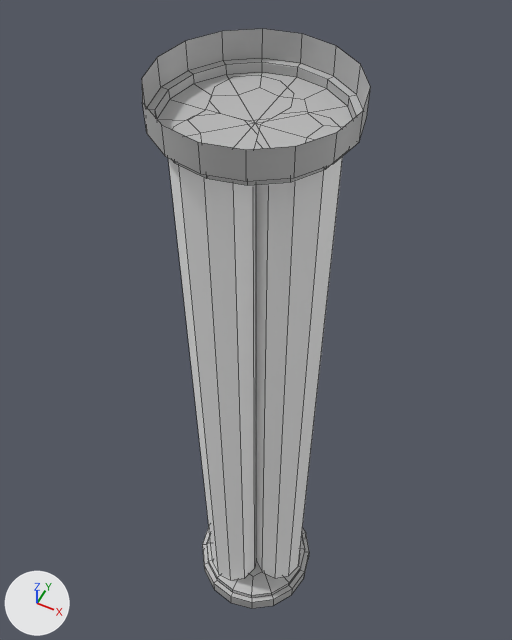
One commit to the FBX model RavenHill/Assets/3dModel/TileSetA/Mesh_Triple_Beam01.fbx: the scene before it, then after it.
Rendered twice from a camera (50 mm lens) standing at (-0.048, -0.244, 0.319) and looking at (-0.12, -0.101, 0.14). The lights are fixed; the arrows at lower left show +X, +Y and +Z. Mesh edges are drawn as thin lines. The same objects are shown in both versions, whatever each file hides. Where no turn or scale is listed for an object, it has been applied to the vertices. Vertices at the same position are counted once.

In view in the first picture: 'Mesh_Pillar_Triple_a01'.
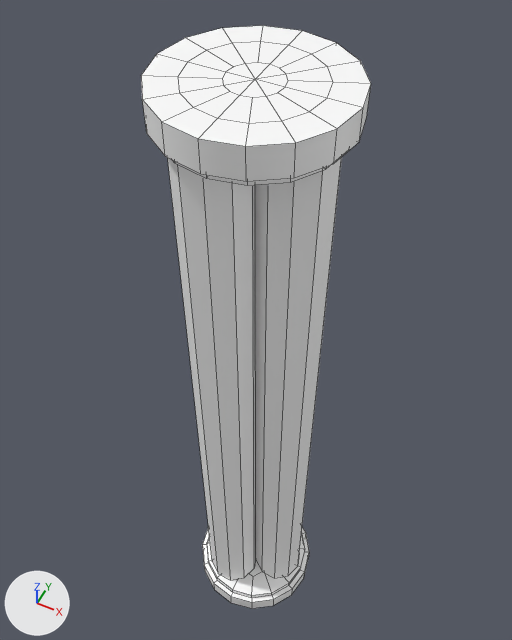
What differs and where, as boxes (x1, y1, x2, y2) in the pictures (512 x 640 px):
'Mesh_Pillar_Triple_a01', reshaped
    before: (142, 29, 371, 608)
    after: (141, 26, 371, 608)
part 1 of me_mesh, built on
    before: (142, 29, 371, 181)
    after: (141, 26, 371, 181)
part 2 of me_mesh, recoloured
    before: (147, 58, 363, 608)
    after: (173, 160, 332, 608)

Patch to the scene script:
```diff
--- a/RavenHill/Assets/3dModel/TileSetA/Mesh_Triple_Beam01.fbx.py
+++ b/RavenHill/Assets/3dModel/TileSetA/Mesh_Triple_Beam01.fbx.py
@@ me_mesh @@
 # used by ob_mesh_pillar_triple_a01; location = (0.0, 0.0, 0.0)
-me_mesh.from_pydata(...)  # 218 vertices, 173 faces; spans x -0.135..-0.085, y -0.145..-0.095, z 0.0..0.24
+me_mesh.from_pydata(...)  # 251 vertices, 209 faces; spans x -0.135..-0.085, y -0.145..-0.095, z 0.0..0.241
+# me_mesh part 1
+# 4 faces are deleted
+# 16 vertices in x -0.135..-0.085, y -0.145..-0.095, z 0.24 move by (0.0, 0.0, 0.001)
+# 33 vertices are added at x -0.127..-0.093, y -0.137..-0.103, z 0.241
+# 40 new faces join them
+# me_mesh part 2: 141 faces spanning x -0.135..-0.085, y -0.145..-0.095, z 0.0..0.241 switch from mat_lambert1 (grey #bcbcbc) to mat_marble01 (white #ffffff)
```
